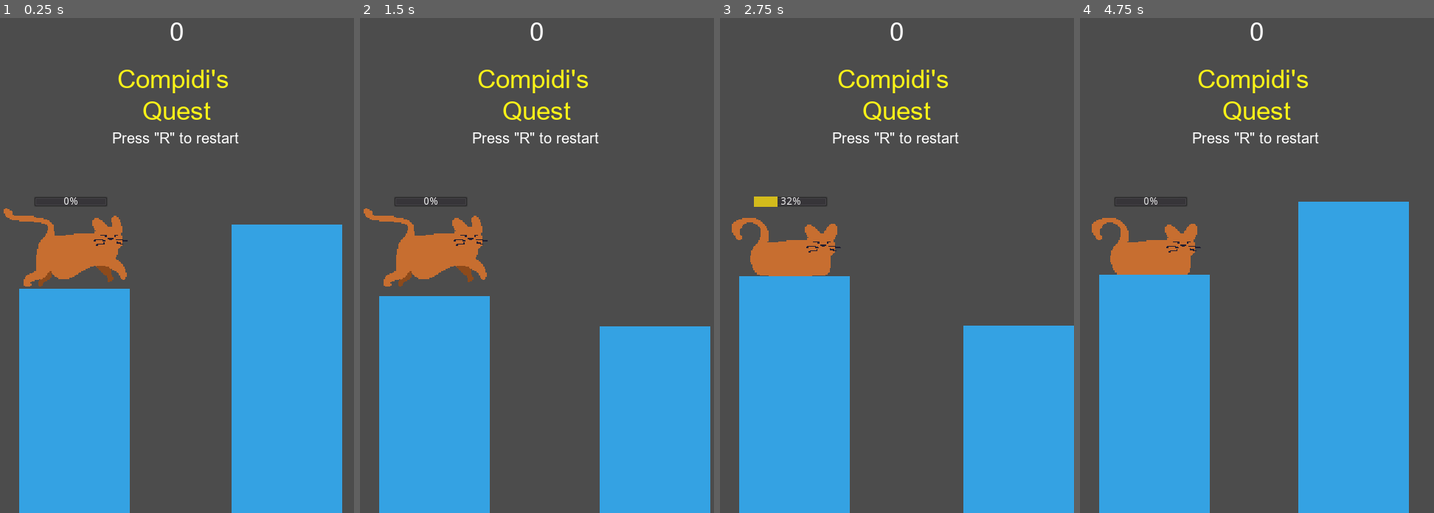
Above: before the commit, frames 1-4 (left to right).
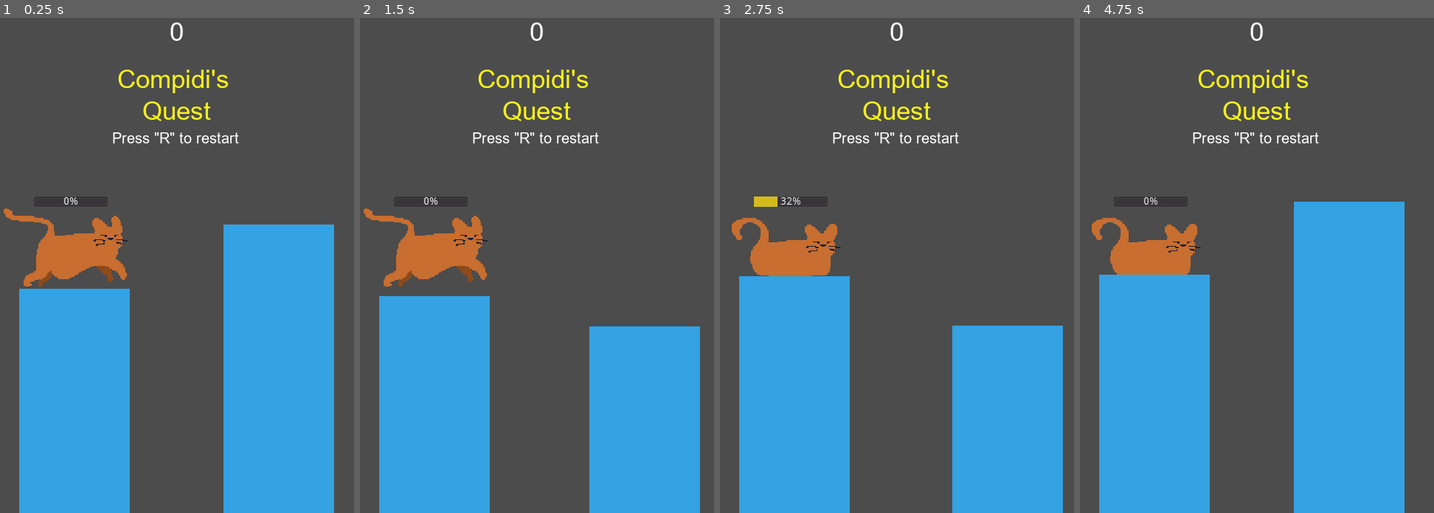
Above: after the commit, the same moments.

Repository: zMenta/Godot-Projects
Game: Godot game, scene res://Scenes/Main.tscn
Two runs of this game, one before a commit and one after it. Both use one fixed random seed, a clock stepped at 60 frames per second and the inputs below.
Inputs (mouse positions are in pixels of both pictures, inside the frame that each line leads up to):
- Up to frame 1 (0.25 s): no input
- Up to frame 2 (1.5 s): tap R (restart) at 0.5, 1.25 s; move the mouse to (614, 220) at 0.52 s; press the mouse at (614, 220) at 0.53 s; move the mouse to (466, 275) at 1.27 s; release the mouse at (466, 275) at 1.28 s; click (466, 275) at 1.35 s
- Up to frame 3 (2.75 s): tap R (restart) at 2 s; move the mouse to (932, 131) at 2.02 s; press the mouse at (932, 131) at 2.03 s
- Up to frame 4 (4.75 s): tap R (restart) at 2.75, 3.5, 4.25 s; move the mouse to (1239, 354) at 2.77 s; release the mouse at (1239, 354) at 2.78 s; click (1239, 354) at 2.85 s; move the mouse to (1363, 324) at 3.52 s; press the mouse at (1363, 324) at 3.53 s; move the mouse to (1150, 166) at 4.27 s; release the mouse at (1150, 166) at 4.28 s; click (1150, 166) at 4.35 s

The runs differ from the first frame. In frame 1, 2.7% of the frame differs, in the area x 63-97%, y 41-100%; in frame 2, 2.2%; in frame 3, 2.4%; in frame 4, 1.6%.

Commit message:
CQ | Minor spawning block distance tweak

Diff:
--- a/Compidi's Quest/Scripts/Main.gd
+++ b/Compidi's Quest/Scripts/Main.gd
@@ -26,7 +26,7 @@
 	var block = block_scene.instance()
 	var block_spawn_location = $BlockPosition
 	var y_random_position := int(rand_range(-100, 100))
-	var x_random_position := int(rand_range(250, 320))
+	var x_random_position := int(rand_range(250, 300))
 
 	block.position = block_spawn_location.position
 	block_spawn_location.position += Vector2(x_random_position, y_random_position)
